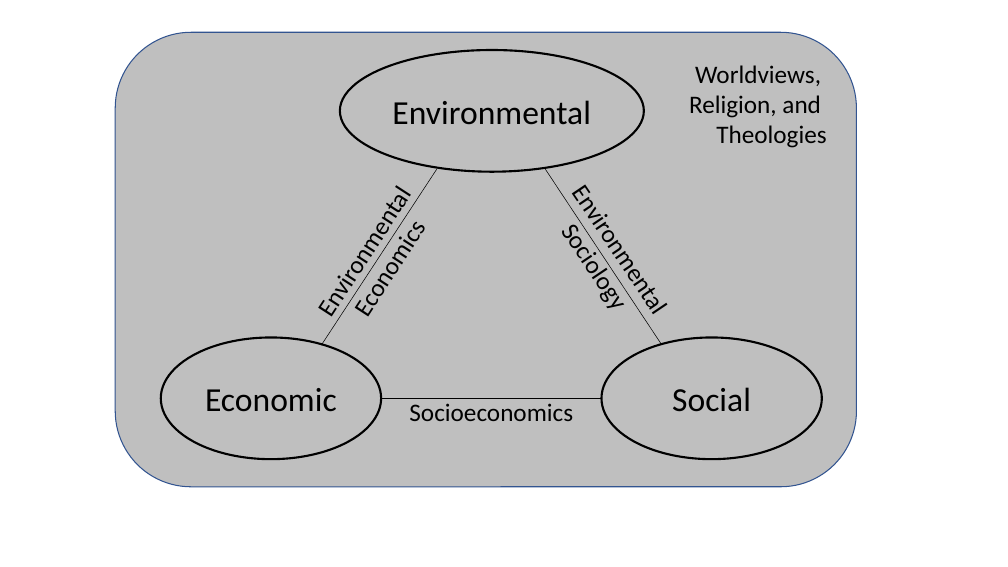
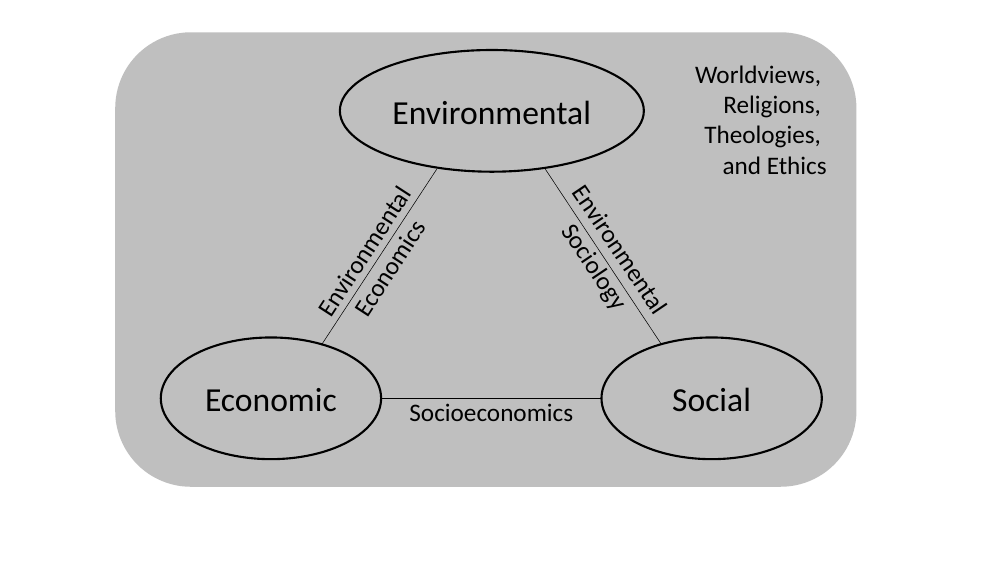
Before and after one commit to MatthewHeun/CEC2019, a slide deck: slide 5 of figure_other/Figures.pptx. Drawn at 1008x567 pixels with LibreOffice and Linux fonts; fonts in the diff are those of the drawing. Boxes give left, top, right and bottom in pixels: in the first picture for what was removed or moved away, otherwise in the second. Text is boxed around its words. In the diff, an @@ line names an element or a change of style, - is before the commit and + after.

Commit message:
Got up to worldviews.

```diff
--- a/figure_other/Figures.pptx
+++ b/figure_other/Figures.pptx
@@ rounded rectangle "Worldviews," at (115,33,856,487): outline #325491 1 pt to none @@
@@ text in rounded rectangle at (704,95,827,174): text changed @@
-Religion, and
-Theologies
+Religions,
+Theologies,
+and Ethics
```
Also in this commit, not shown: 2 other files.
